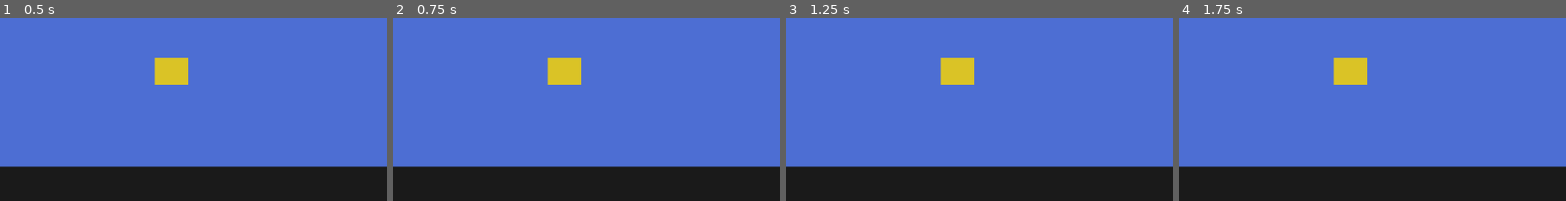
Above: before the commit, frames 1-4 (left to right).
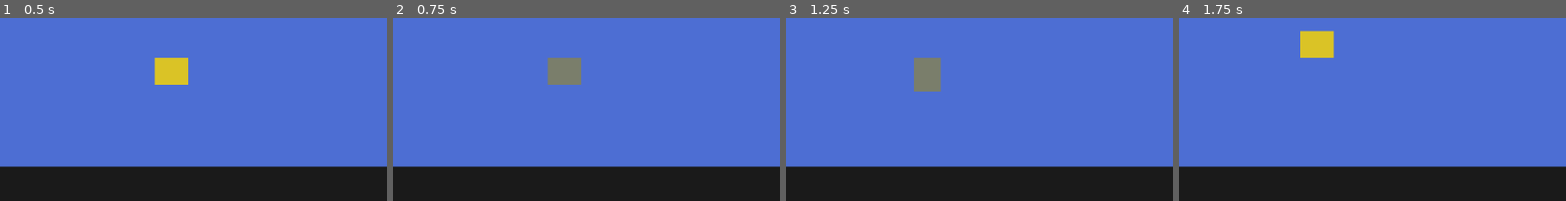
Above: after the commit, the same moments.

Repository: LoM-333/QGLearn
Game: Godot game, scene res://scenes/DeutschRoom.tscn
Same seed, same stepped clock (60 frames per second), same inputs: the game is played once before the commit and once after it.
Inputs:
- Up to frame 1 (0.5 s): no input
- Up to frame 2 (0.75 s): tap Enter at 0.5 s; tap F at 0.6 s
- Up to frame 3 (1.25 s): tap R at 0.8 s
- Up to frame 4 (1.75 s): tap Space at 1.25 s; tap R at 1.35 s; tap M at 1.55 s
The pictures show only the part of the screen within x 0-50%, y 0-50%; the shares and areas given below are measured in that part.

Frame 1 is identical in both runs. In frame 2, 1.3% of the frame differs, in the area x 39-49%, y 21-37%; in frame 3, 2.6%; in frame 4, 2.6%, in the area x 31-49%, y 6-37%.
Error before the commit: Invalid call. Nonexistent function 'enter_fluid' in base 'Node2D'. (res://scripts/DeutschRoom.gd:31)

Commit message:
key functionalities

Diff:
--- a/qglearn/scenes/DeutschRoom.tscn
+++ b/qglearn/scenes/DeutschRoom.tscn
@@ -1,7 +1,8 @@
-[gd_scene load_steps=3 format=3 uid="uid://cw2ymhwf86kvt"]
+[gd_scene load_steps=4 format=3 uid="uid://cw2ymhwf86kvt"]
 
 [ext_resource type="Script" uid="uid://ktj8ps8cdxg7" path="res://scripts/DeutschRoom.gd" id="1_b048o"]
 [ext_resource type="PackedScene" uid="uid://cn8w2kl7rn7k2" path="res://scenes/Qubit.tscn" id="2_u3jbr"]
+[ext_resource type="Script" uid="uid://dreo8p83ypcij" path="res://scripts/Qubit.gd" id="3_u3jbr"]
 
 [node name="DeutschRoom" type="Node2D"]
 script = ExtResource("1_b048o")
@@ -22,6 +23,7 @@
 
 [node name="Qubit" parent="." instance=ExtResource("2_u3jbr")]
 position = Vector2(163, 104)
+script = ExtResource("3_u3jbr")
 
 [node name="PhaseWheel" type="ColorRect" parent="."]
 offset_right = 100.0
--- a/qglearn/scenes/Qubit.tscn
+++ b/qglearn/scenes/Qubit.tscn
@@ -6,3 +6,7 @@
 offset_right = 50.0
 offset_bottom = 40.0
 color = Color(0.855053, 0.763977, 0.148835, 1)
+
+[node name="DecoherenceTimer" type="Timer" parent="."]
+wait_time = 5.0
+one_shot = true
--- /dev/null
+++ b/qglearn/scripts/Qubit.gd
@@ -0,0 +1,27 @@
+extends Node2D
+
+var state = Vector2(1, 0)
+var is_in_fluid = false
+
+@onready var sprite = $Visual  # ✅ This now matches your node name
+@onready var decoherence_timer = $DecoherenceTimer
+
+func enter_fluid():
+	if is_in_fluid: return
+	is_in_fluid = true
+	sprite.modulate = Color(0.7, 0.7, 1, 0.6)  # bluish and semi-transparent
+	decoherence_timer.start()
+	print("Qubit entered fluid - superposition state")
+
+func apply_phase_kickback(angle_degrees):
+	rotation += deg_to_rad(angle_degrees)
+	print("Qubit rotated by phase kickback")
+
+func measure():
+	var result = randi() % 2
+	sprite.modulate = Color(1, 1, 1) if result == 0 else Color(0, 0, 0)
+	print("Measurement result: %d" % result)
+
+func _on_DecoherenceTimer_timeout():
+	print("Decoherence occurred - Qubit lost")
+	queue_free()
Not shown, added: qglearn/scripts/Qubit.gd.uid
